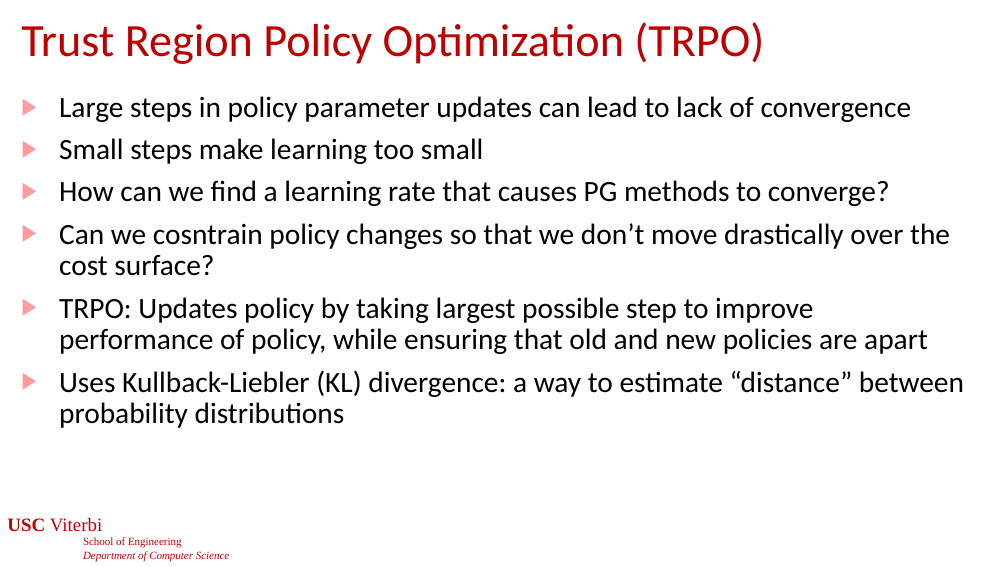
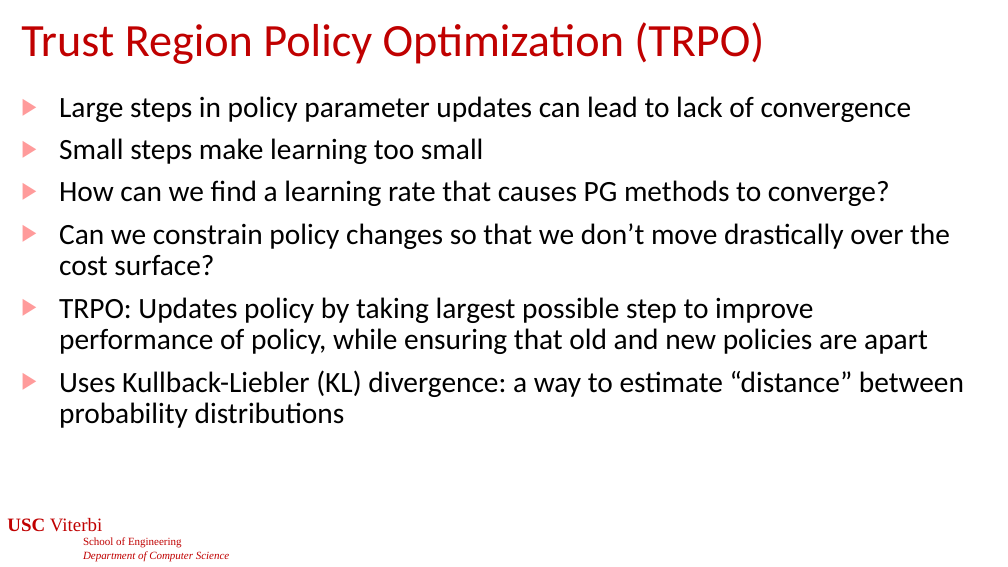
Before and after one commit to jdeshmukh/jdeshmukh.github.io, a slide deck: slide 51 of teaching/cs513slides/lecture12-RLDeepRL.pptx (slide 55 before the commit). Drawn at 1008x567 pixels with LibreOffice and Linux fonts; fonts in the diff are those of the drawing; background and template pictures are left out. Boxes give left, top, right and bottom in pixels: in the first picture for what was removed or moved away, otherwise in the second. Text is boxed around its words. In the diff, an @@ line names an element or a change of style, - is before the commit and + after.

```diff
--- a/teaching/cs513slides/lecture12-RLDeepRL.pptx
+++ b/teaching/cs513slides/lecture12-RLDeepRL.pptx
@@ text at bbox=[59, 223, 950, 276]: text changed @@
-▶ Can we cosntrain policy changes so that we don’t move drastically over the cost surface?
+▶ Can we constrain policy changes so that we don’t move drastically over the cost surface?
```
Also in this commit, not shown: 4 other slides changed, 10 slides removed, 3 other files.
